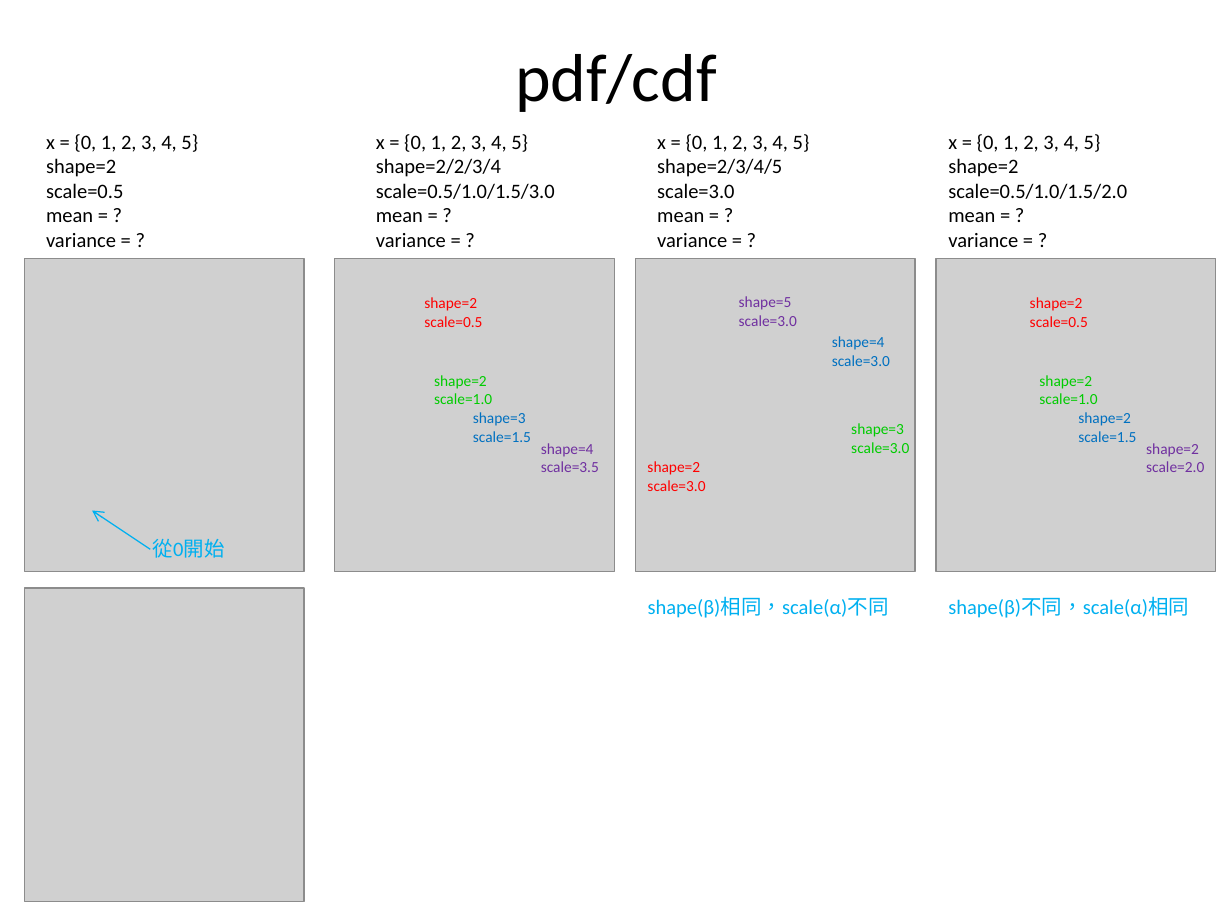
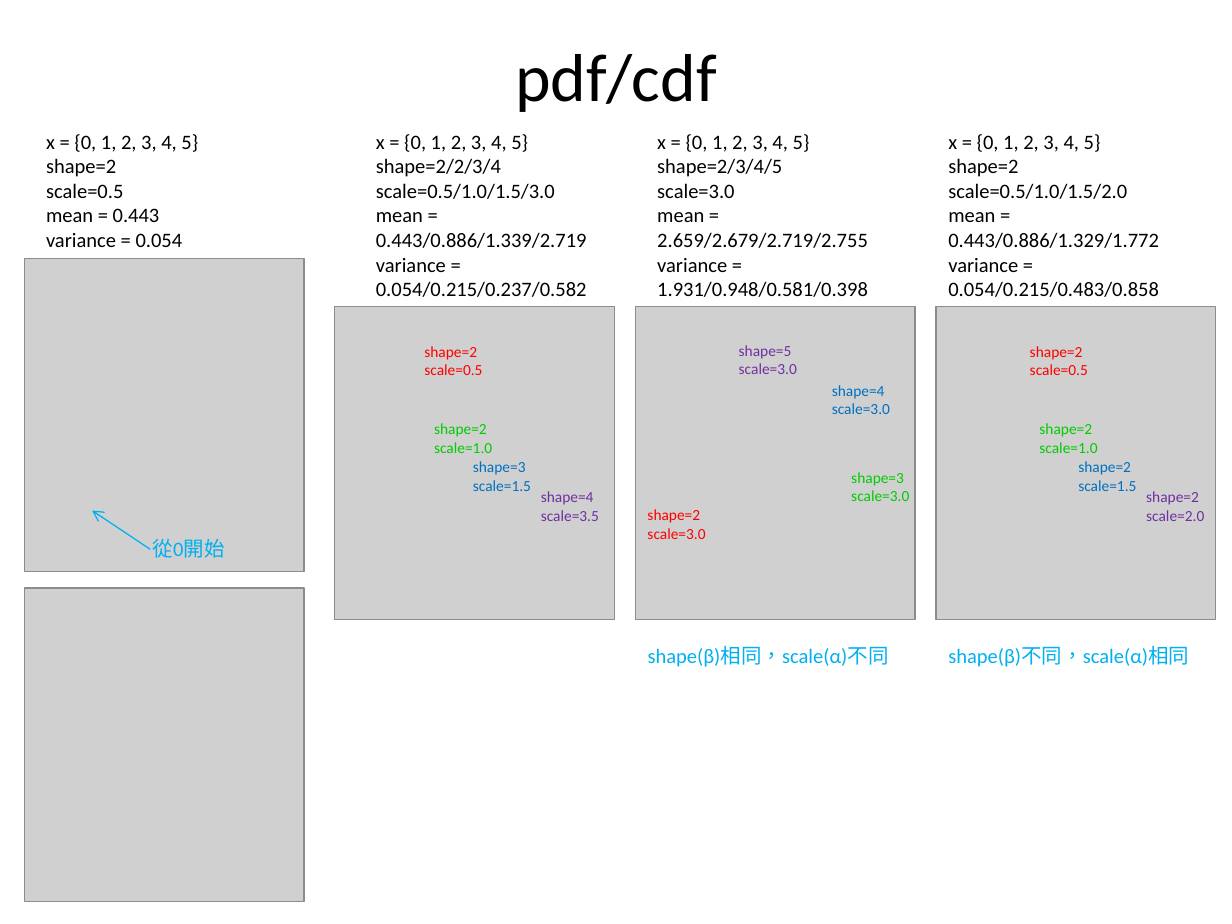
Before and after one commit to fuchingy/data_science, a slide deck: slide 28 of probability/doc/random_variable_distribution.pptx (slide 27 before the commit). Drawn at 1232x924 pixels with LibreOffice and Linux fonts; fonts in the diff are those of the drawing; grey boxes stand for pictures. Boxes give left, top, right and bottom in pixels: in the first picture for what was removed or moved away, otherwise in the second. Text is boxed around its words. In the diff, an @@ line names an element or a change of style, - is before the commit and + after.

Commit message:
Add integrate for calculating mean for con dist

```diff
--- a/probability/doc/random_variable_distribution.pptx
+++ b/probability/doc/random_variable_distribution.pptx
@@ text at box(46, 208, 183, 247): text changed @@
-mean = ?
-variance = ?
+mean = 0.443
+variance = 0.054
@@ text at box(376, 212, 587, 297): text changed @@
-mean = ?
-variance = ?
+mean = 0.443/0.886/1.339/2.719
+variance = 0.054/0.215/0.237/0.582
@@ text at box(657, 212, 868, 297): text changed @@
-mean = ?
-variance = ?
+mean = 2.659/2.679/2.719/2.755
+variance = 1.931/0.948/0.581/0.398
@@ text at box(948, 212, 1159, 297): text changed @@
-mean = ?
-variance = ?
+mean = 0.443/0.886/1.329/1.772
+variance = 0.054/0.215/0.483/0.858
@@ 14 texts, 3 pictures: place and size @@
-14 texts, 3 pictures at box(335, 259, 1216, 618)
+14 texts, 3 pictures at box(335, 307, 1216, 667)
```
Also in this commit, not shown: 6 other slides changed, 1 slide added, 1 other file.
